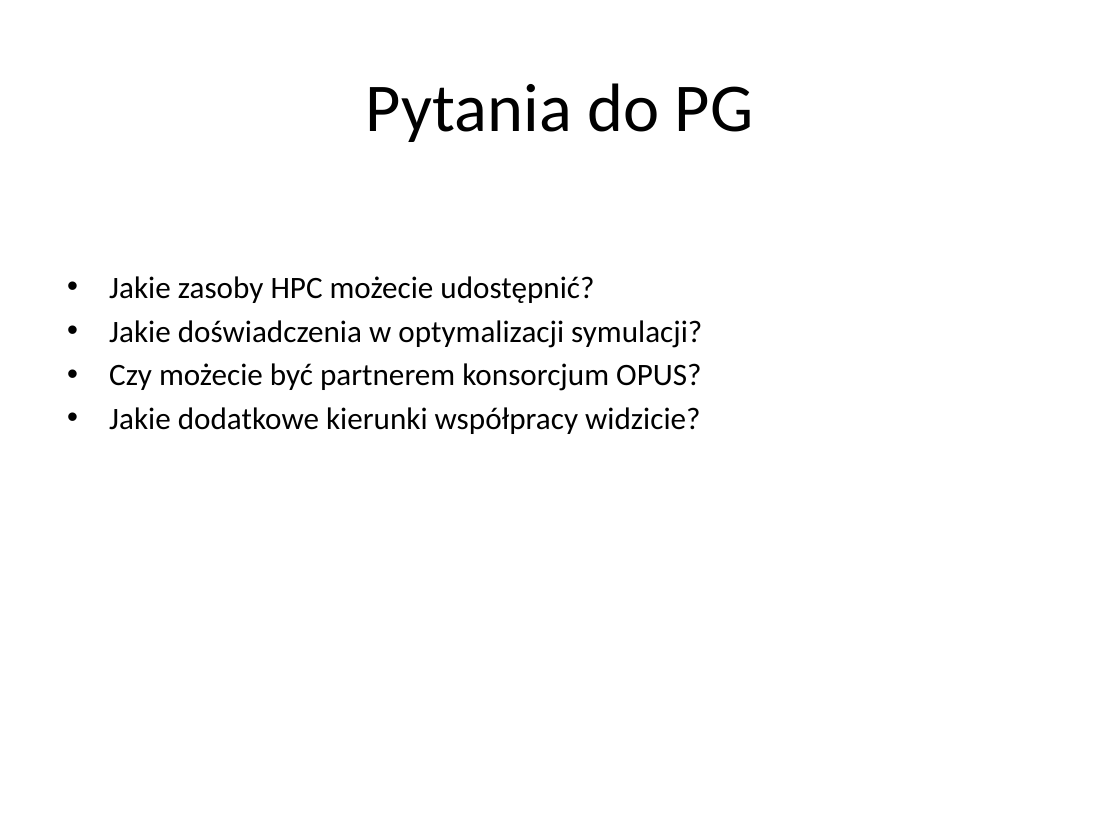
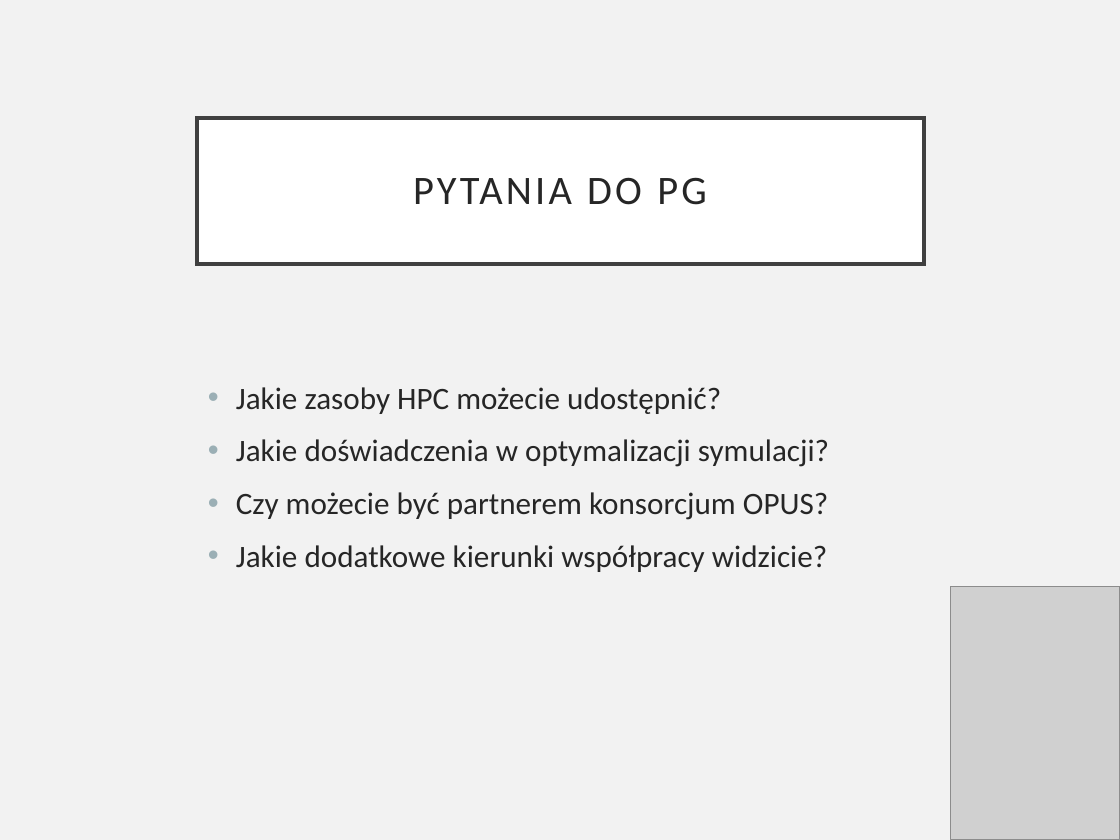
Before and after one commit to ProhunterPL/live2.0, a slide deck: slide 10 of docs/wniosek/pg współpraca live2.0/Live2.0_PG_prezentacja.pptx. Drawn at 1120x840 pixels with LibreOffice and Linux fonts; fonts in the diff are those of the drawing; grey boxes stand for pictures. Boxes give left, top, right and bottom in pixels: in the first picture for what was removed or moved away, otherwise in the second. Text is boxed around its words. In the diff, an @@ line names an element or a change of style, - is before the commit and + after.

```diff
--- a/docs/wniosek/pg współpraca live2.0/Live2.0_PG_prezentacja.pptx
+++ b/docs/wniosek/pg współpraca live2.0/Live2.0_PG_prezentacja.pptx
@@ background #FFFFFF to #F2F2F2 @@
@@ title "PYTANIA DO PG": place and size @@
-title "PYTANIA DO PG" at (366, 83, 753, 142)
+title "PYTANIA DO PG" at (197, 118, 924, 263)
@@ title "PYTANIA DO PG" at (197, 118, 924, 263): fill none to #FFFFFF; outline none to #404040 2.5 pt @@
@@ title at (413, 177, 706, 205): text changed; size 44 to 26 pt; text colour #000000 to #262626 @@
-Pytania do PG
+PYTANIA DO PG
@@ text "Jakie zasoby HPC możecie udostępnić?": place and size @@
-text "Jakie zasoby HPC możecie udostępnić?" at (109, 276, 702, 434)
+text "Jakie zasoby HPC możecie udostępnić?" at (236, 387, 829, 572)
@@ text "Jakie zasoby HPC możecie udostępnić?" at (236, 387, 829, 572): text colour #000000 to #262626; indent changed; more space between paragraphs @@
@@ picture added at (951, 587, 1120, 840) @@
```
Also in this commit, not shown: 10 other slides changed.
